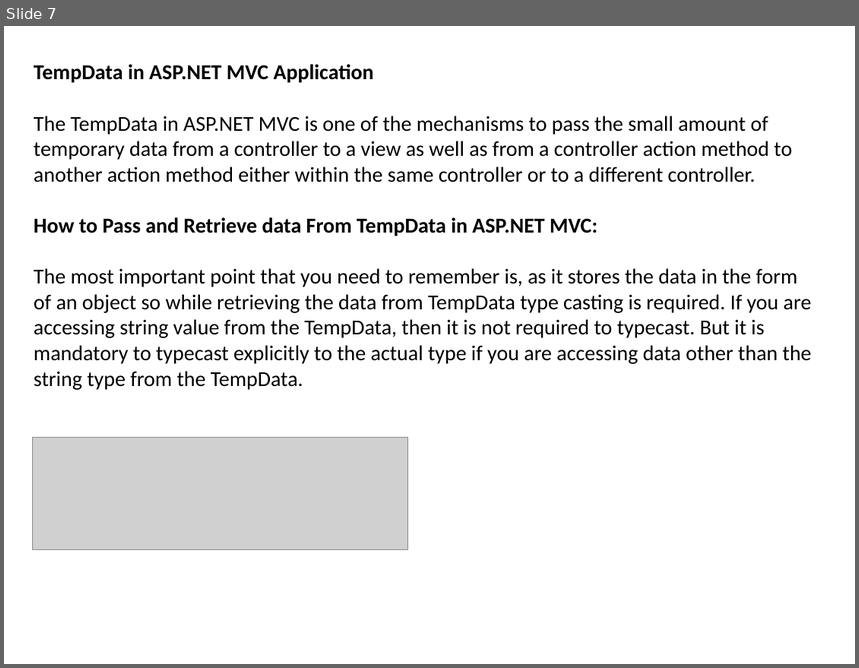
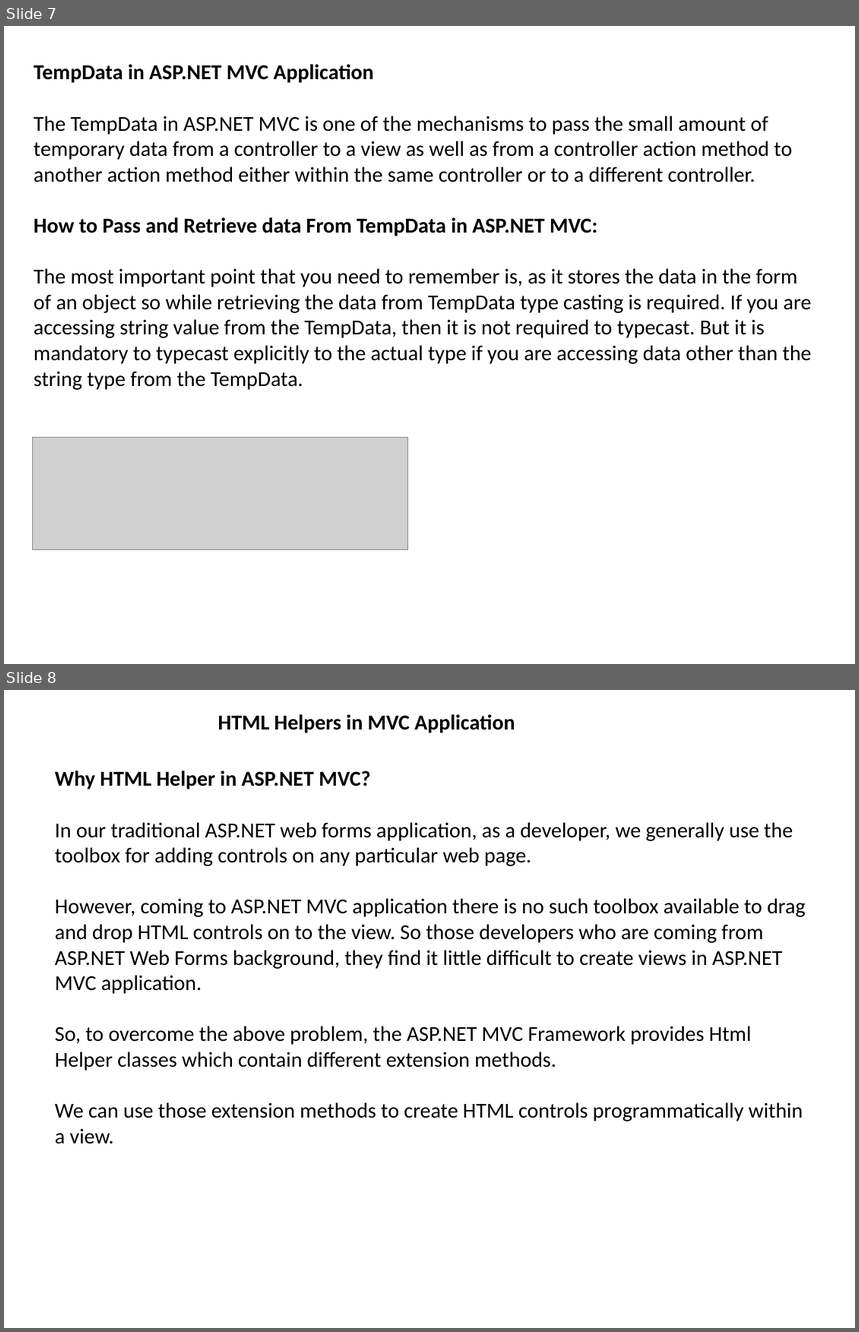
Before and after one commit to Patwaris/DotNetFullStack, a slide deck: MVC/MVC_PPT.pptx. Shown one above the other, each under a label of ours: slide 7 before the commit, slides 7 and 8 after it. The pictures are 859x668 and 859x1332 pixels, drawn with LibreOffice and Linux fonts; fonts in the diff are those of the drawing; grey boxes stand for pictures. Boxes give left, top, right and bottom in pixels: in the first picture for what was removed or moved away, otherwise in the second. Text is boxed around its words. In the diff, an @@ line names an element or a change of style, - is before the commit and + after.

Commit message:
HTML Helpers

```diff
--- a/MVC/MVC_PPT.pptx
+++ b/MVC/MVC_PPT.pptx
@@ slide 8 added at <box>4,690,855,1328</box>, background #FFFFFF @@
@@ text added at <box>218,714,515,733</box>, 18 pt, text #000000, bold @@
+HTML Helpers in MVC Application
@@ text added at <box>55,771,805,1144</box>, 18 pt, text #000000 @@
+Why HTML Helper in ASP.NET MVC?
+In our traditional ASP.NET web forms application, as a developer, we generally use the toolbox for adding controls on any particular web page.
+However, coming to ASP.NET MVC application there is no such toolbox available to drag and drop HTML controls on to the view. So those developers who are coming from ASP.NET Web Forms background, they find it little difficult to create views in ASP.NET MVC application.
+So, to overcome the above problem, the ASP.NET MVC Framework provides Html Helper classes which contain different extension methods.
+We can use those extension methods to create HTML controls programmatically within a view.
```
Also in this commit, not shown: 2 other slides added.
